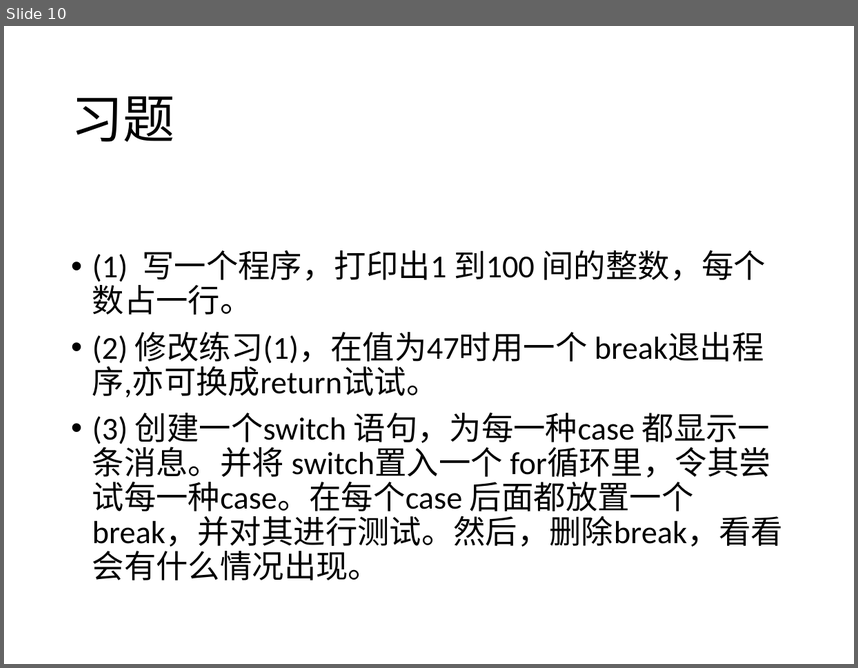
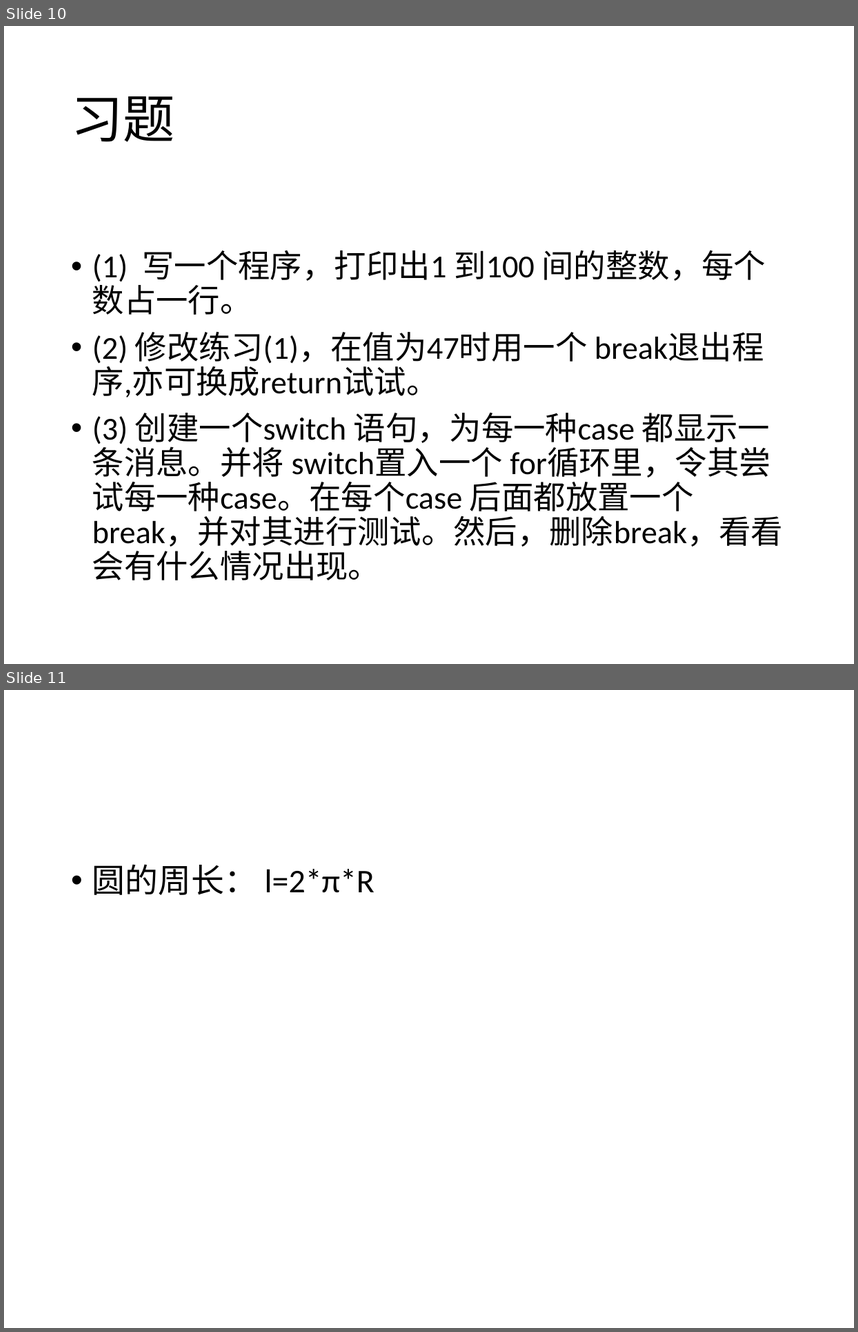
Before and after one commit to zhinan18/test, a slide deck: flash.pptx. Shown one above the other, each under a label of ours: slide 10 before the commit, slides 10 and 11 after it. The pictures are 858x668 and 858x1332 pixels, drawn with LibreOffice and Linux fonts; fonts in the diff are those of the drawing. Boxes give left, top, right and bottom in pixels: in the first picture for what was removed or moved away, otherwise in the second. Text is boxed around its words. In the diff, an @@ line names an element or a change of style, - is before the commit and + after.

```diff
--- a/flash.pptx
+++ b/flash.pptx
@@ slide 11 added at (4,690,854,1328), background #FFFFFF @@
@@ text added at (92,864,375,895), 28 pt, text #000000 @@
+• 圆的周长： l=2*π*R
```
Also in this commit, not shown: 3 other files.
